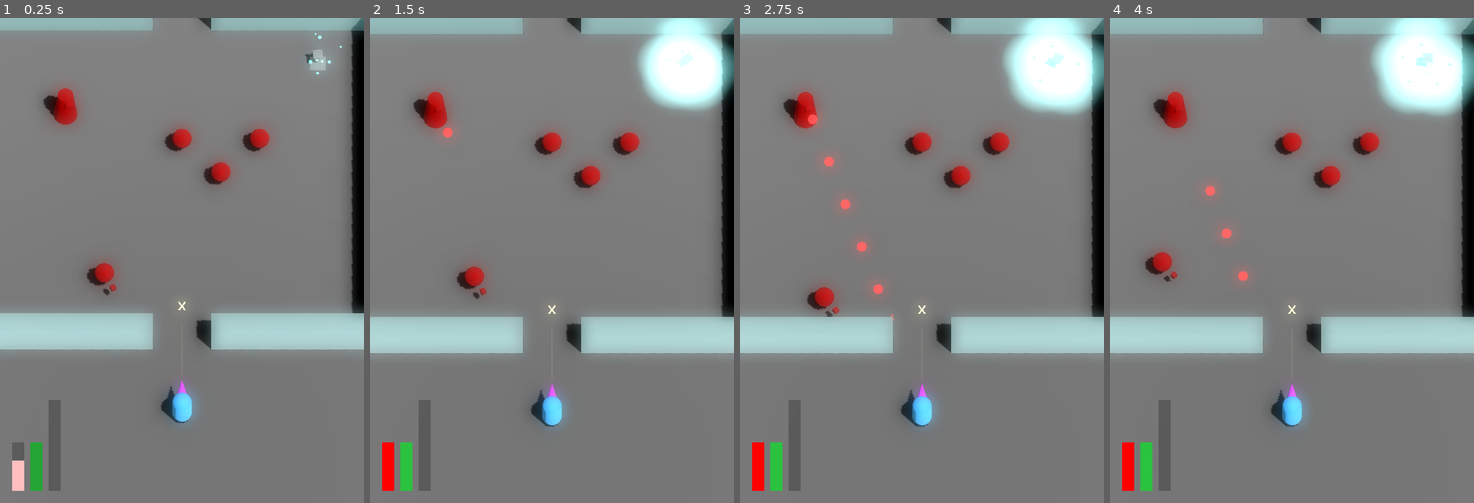
Above: before the commit, frames 1-4 (left to right).
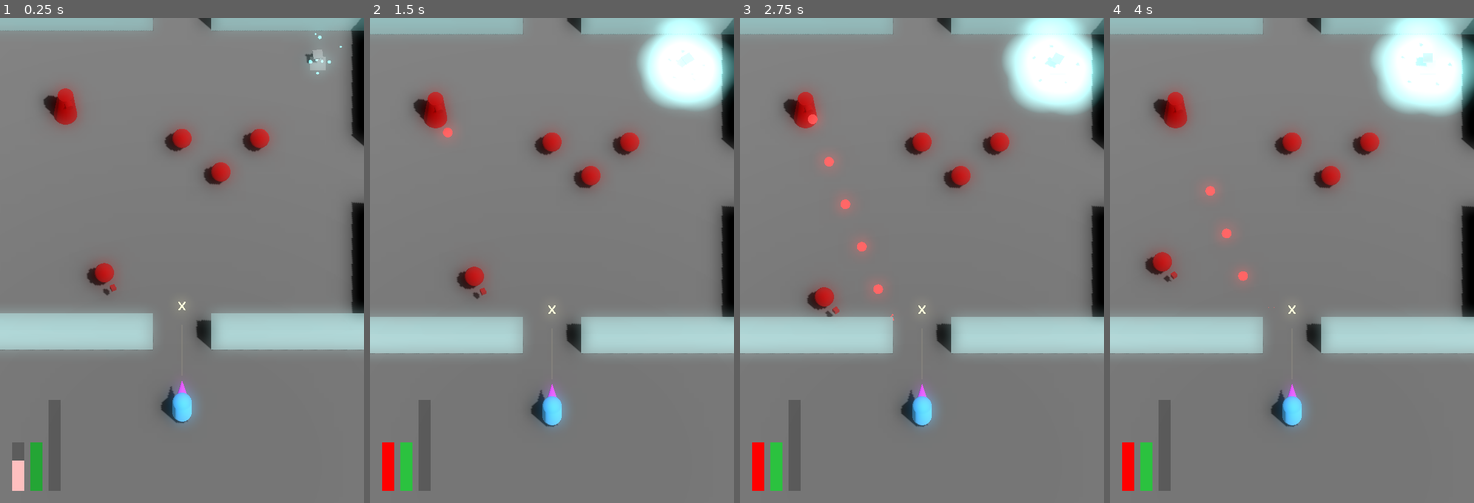
Above: after the commit, the same moments.

Repository: JackEvans24/bullet-absorb
Game: Godot game, scene res://scenes/main.tscn
Two runs of this game, one before a commit and one after it. Both use one fixed random seed, a clock stepped at 60 frames per second and the inputs below.
Inputs:
- Up to frame 1 (0.25 s): no input
- Up to frame 2 (1.5 s): no input
- Up to frame 3 (2.75 s): no input
- Up to frame 4 (4 s): no input

The runs differ from the first frame. In frame 1, 0.5% of the frame differs, in the area x 96-100%, y 24-39%; in frame 2, 0.5%, in the area x 96-100%, y 25-40%; in frame 3, 0.5%; in frame 4, 0.5%.

Commit message:
chore: update room to have doors in all walls

Diff:
--- a/prefabs/room.tscn
+++ b/prefabs/room.tscn
@@ -2,13 +2,6 @@
 
 [ext_resource type="Script" path="res://scripts/mechanics/rooms/room.gd" id="1_6vv4c"]
 [ext_resource type="Material" uid="uid://gclpf2kqyelh" path="res://materials/wall.tres" id="1_tpwuc"]
-
-[sub_resource type="BoxShape3D" id="BoxShape3D_fu4u6"]
-size = Vector3(1, 2, 20)
-
-[sub_resource type="BoxMesh" id="BoxMesh_caaj4"]
-material = ExtResource("1_tpwuc")
-size = Vector3(1, 2, 20)
 
 [sub_resource type="BoxShape3D" id="BoxShape3D_lg0uu"]
 size = Vector3(8, 2, 1)
@@ -16,6 +9,13 @@
 [sub_resource type="BoxMesh" id="BoxMesh_u7btn"]
 material = ExtResource("1_tpwuc")
 size = Vector3(8, 2, 1)
+
+[sub_resource type="BoxShape3D" id="BoxShape3D_n0m7c"]
+size = Vector3(1, 2, 8)
+
+[sub_resource type="BoxMesh" id="BoxMesh_4s2ht"]
+material = ExtResource("1_tpwuc")
+size = Vector3(1, 2, 8)
 
 [sub_resource type="BoxShape3D" id="BoxShape3D_x6347"]
 size = Vector3(16, 2, 14)
@@ -25,65 +25,89 @@
 
 [node name="Walls" type="Node3D" parent="."]
 
-[node name="LeftWall" type="StaticBody3D" parent="Walls"]
-transform = Transform3D(1, 0, 0, 0, 1, 0, 0, 0, 1, 10, 1, 0)
-
-[node name="CollisionShape3D" type="CollisionShape3D" parent="Walls/LeftWall"]
-shape = SubResource("BoxShape3D_fu4u6")
-
-[node name="MeshInstance3D" type="MeshInstance3D" parent="Walls/LeftWall"]
-mesh = SubResource("BoxMesh_caaj4")
-
-[node name="RightWall" type="StaticBody3D" parent="Walls"]
-transform = Transform3D(1, 0, 0, 0, 1, 0, 0, 0, 1, -10, 1, 0)
-
-[node name="CollisionShape3D" type="CollisionShape3D" parent="Walls/RightWall"]
-shape = SubResource("BoxShape3D_fu4u6")
-
-[node name="MeshInstance3D" type="MeshInstance3D" parent="Walls/RightWall"]
-mesh = SubResource("BoxMesh_caaj4")
-
-[node name="BackWalls" type="Node3D" parent="Walls"]
+[node name="Front" type="Node3D" parent="Walls"]
 transform = Transform3D(1, 0, 0, 0, 1, 0, 0, 0, 1, 0, 0, -9.5)
 
-[node name="BackWallL" type="StaticBody3D" parent="Walls/BackWalls"]
+[node name="Left" type="StaticBody3D" parent="Walls/Front"]
+transform = Transform3D(1, 0, 0, 0, 1, 0, 0, 0, 1, -5.5, 1, 0)
+
+[node name="CollisionShape3D" type="CollisionShape3D" parent="Walls/Front/Left"]
+shape = SubResource("BoxShape3D_lg0uu")
+
+[node name="MeshInstance3D" type="MeshInstance3D" parent="Walls/Front/Left"]
+mesh = SubResource("BoxMesh_u7btn")
+
+[node name="Right" type="StaticBody3D" parent="Walls/Front"]
 transform = Transform3D(1, 0, 0, 0, 1, 0, 0, 0, 1, 5.5, 1, 0)
 
-[node name="CollisionShape3D" type="CollisionShape3D" parent="Walls/BackWalls/BackWallL"]
+[node name="CollisionShape3D" type="CollisionShape3D" parent="Walls/Front/Right"]
 shape = SubResource("BoxShape3D_lg0uu")
 
-[node name="MeshInstance3D" type="MeshInstance3D" parent="Walls/BackWalls/BackWallL"]
+[node name="MeshInstance3D" type="MeshInstance3D" parent="Walls/Front/Right"]
 mesh = SubResource("BoxMesh_u7btn")
 
-[node name="BackWallR" type="StaticBody3D" parent="Walls/BackWalls"]
+[node name="Back" type="Node3D" parent="Walls"]
+transform = Transform3D(1, 0, 0, 0, 1, 0, 0, 0, 1, 0, 0, 9.5)
+
+[node name="Left" type="StaticBody3D" parent="Walls/Back"]
 transform = Transform3D(1, 0, 0, 0, 1, 0, 0, 0, 1, -5.5, 1, 0)
 
-[node name="CollisionShape3D" type="CollisionShape3D" parent="Walls/BackWalls/BackWallR"]
+[node name="CollisionShape3D" type="CollisionShape3D" parent="Walls/Back/Left"]
 shape = SubResource("BoxShape3D_lg0uu")
 
-[node name="MeshInstance3D" type="MeshInstance3D" parent="Walls/BackWalls/BackWallR"]
+[node name="MeshInstance3D" type="MeshInstance3D" parent="Walls/Back/Left"]
 mesh = SubResource("BoxMesh_u7btn")
 
-[node name="FrontWalls" type="Node3D" parent="Walls"]
-transform = Transform3D(1, 0, 0, 0, 1, 0, 0, 0, 1, 0, 0, 9.5)
-
-[node name="FrontWallL" type="StaticBody3D" parent="Walls/FrontWalls"]
+[node name="Right" type="StaticBody3D" parent="Walls/Back"]
 transform = Transform3D(1, 0, 0, 0, 1, 0, 0, 0, 1, 5.5, 1, 0)
 
-[node name="CollisionShape3D" type="CollisionShape3D" parent="Walls/FrontWalls/FrontWallL"]
+[node name="CollisionShape3D" type="CollisionShape3D" parent="Walls/Back/Right"]
 shape = SubResource("BoxShape3D_lg0uu")
 
-[node name="MeshInstance3D" type="MeshInstance3D" parent="Walls/FrontWalls/FrontWallL"]
+[node name="MeshInstance3D" type="MeshInstance3D" parent="Walls/Back/Right"]
 mesh = SubResource("BoxMesh_u7btn")
 
-[node name="FrontWallR" type="StaticBody3D" parent="Walls/FrontWalls"]
-transform = Transform3D(1, 0, 0, 0, 1, 0, 0, 0, 1, -5.5, 1, 0)
+[node name="Left" type="Node3D" parent="Walls"]
+transform = Transform3D(1, 0, 0, 0, 1, 0, 0, 0, 1, -10, 0, 0)
 
-[node name="CollisionShape3D" type="CollisionShape3D" parent="Walls/FrontWalls/FrontWallR"]
-shape = SubResource("BoxShape3D_lg0uu")
+[node name="Forward" type="StaticBody3D" parent="Walls/Left"]
+transform = Transform3D(1, 0, 0, 0, 1, 0, 0, 0, 1, 0, 1, -6)
 
-[node name="MeshInstance3D" type="MeshInstance3D" parent="Walls/FrontWalls/FrontWallR"]
-mesh = SubResource("BoxMesh_u7btn")
+[node name="CollisionShape3D" type="CollisionShape3D" parent="Walls/Left/Forward"]
+shape = SubResource("BoxShape3D_n0m7c")
+
+[node name="MeshInstance3D" type="MeshInstance3D" parent="Walls/Left/Forward"]
+mesh = SubResource("BoxMesh_4s2ht")
+
+[node name="Back" type="StaticBody3D" parent="Walls/Left"]
+transform = Transform3D(1, 0, 0, 0, 1, 0, 0, 0, 1, 0, 1, 6)
+
+[node name="CollisionShape3D" type="CollisionShape3D" parent="Walls/Left/Back"]
+shape = SubResource("BoxShape3D_n0m7c")
+
+[node name="MeshInstance3D" type="MeshInstance3D" parent="Walls/Left/Back"]
+mesh = SubResource("BoxMesh_4s2ht")
+
+[node name="Right" type="Node3D" parent="Walls"]
+transform = Transform3D(1, 0, 0, 0, 1, 0, 0, 0, 1, 10, 0, 0)
+
+[node name="Forward" type="StaticBody3D" parent="Walls/Right"]
+transform = Transform3D(1, 0, 0, 0, 1, 0, 0, 0, 1, 0, 1, -6)
+
+[node name="CollisionShape3D" type="CollisionShape3D" parent="Walls/Right/Forward"]
+shape = SubResource("BoxShape3D_n0m7c")
+
+[node name="MeshInstance3D" type="MeshInstance3D" parent="Walls/Right/Forward"]
+mesh = SubResource("BoxMesh_4s2ht")
+
+[node name="Back" type="StaticBody3D" parent="Walls/Right"]
+transform = Transform3D(1, 0, 0, 0, 1, 0, 0, 0, 1, 0, 1, 6)
+
+[node name="CollisionShape3D" type="CollisionShape3D" parent="Walls/Right/Back"]
+shape = SubResource("BoxShape3D_n0m7c")
+
+[node name="MeshInstance3D" type="MeshInstance3D" parent="Walls/Right/Back"]
+mesh = SubResource("BoxMesh_4s2ht")
 
 [node name="PlayerDetection" type="Area3D" parent="."]
 collision_layer = 0
